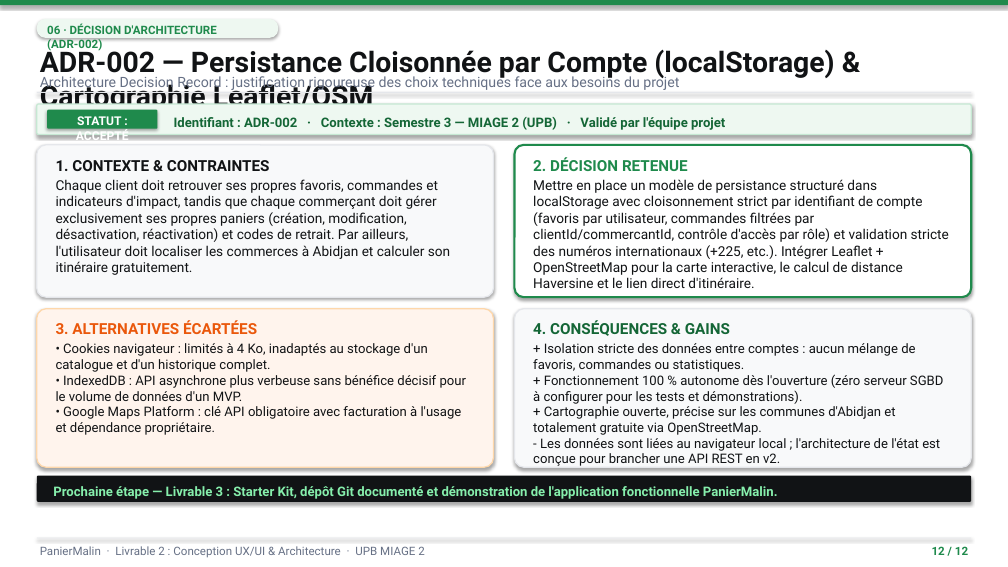
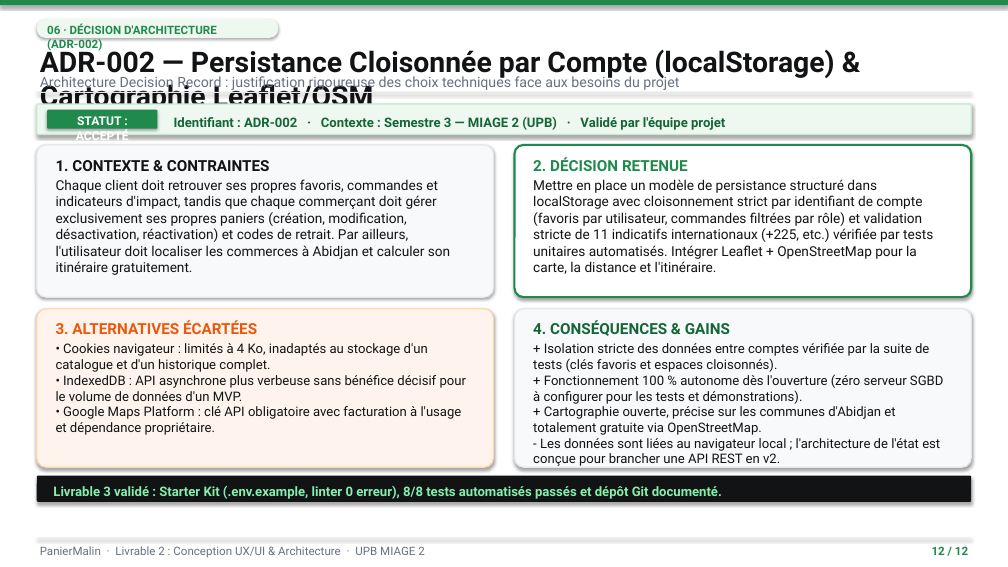
Before and after one commit to Mohvmxd19/paniermalin-minimal, a slide deck: slide 12 of docs/Livrable_2_PanierMalin.pptx. Drawn at 1008x567 pixels with LibreOffice and Linux fonts; fonts in the diff are those of the drawing. Boxes give left, top, right and bottom in pixels: in the first picture for what was removed or moved away, otherwise in the second. Text is boxed around its words. In the diff, an @@ line names an element or a change of style, - is before the commit and + after.

Commit message:
docs: mise a jour du livrable 2 avec le starter kit et les tests

```diff
--- a/docs/Livrable_2_PanierMalin.pptx
+++ b/docs/Livrable_2_PanierMalin.pptx
@@ text at (533, 179, 933, 274): text changed @@
-Mettre en place un modèle de persistance structuré dans localStorage avec cloisonnement strict par identifiant de compte (favoris par utilisateur, commandes filtrées par clientId/commercantId, contrôle d'accès par rôle) et validation stricte des numéros internationaux (+225, etc.). Intégrer Leaflet + OpenStreetMap pour la carte interactive, le calcul de distance Haversine et le lien direct d'itinéraire.
+Mettre en place un modèle de persistance structuré dans localStorage avec cloisonnement strict par identifiant de compte (favoris par utilisateur, commandes filtrées par rôle) et validation stricte de 11 indicatifs internationaux (+225, etc.) vérifiée par tests unitaires automatisés. Intégrer Leaflet + OpenStreetMap pour la carte, la distance et l'itinéraire.
@@ text at (533, 343, 929, 372): text changed @@
-+ Isolation stricte des données entre comptes : aucun mélange de favoris, commandes ou statistiques.
++ Isolation stricte des données entre comptes vérifiée par la suite de tests (clés favoris et espaces cloisonnés).
@@ text at (53, 486, 722, 499): text changed @@
-Prochaine étape — Livrable 3 : Starter Kit, dépôt Git documenté et démonstration de l'application fonctionnelle PanierMalin.
+Livrable 3 validé : Starter Kit (.env.example, linter 0 erreur), 8/8 tests automatisés passés et dépôt Git documenté.
```
Also in this commit, not shown: 2 other slides changed, 1 other file.
